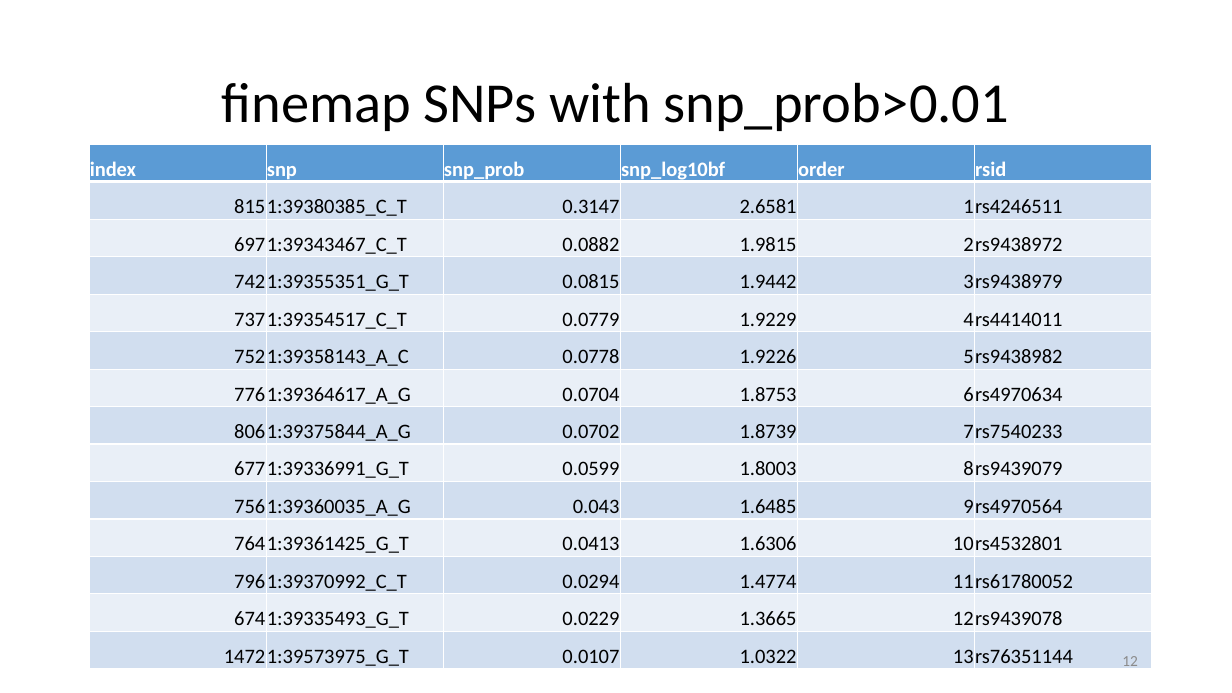
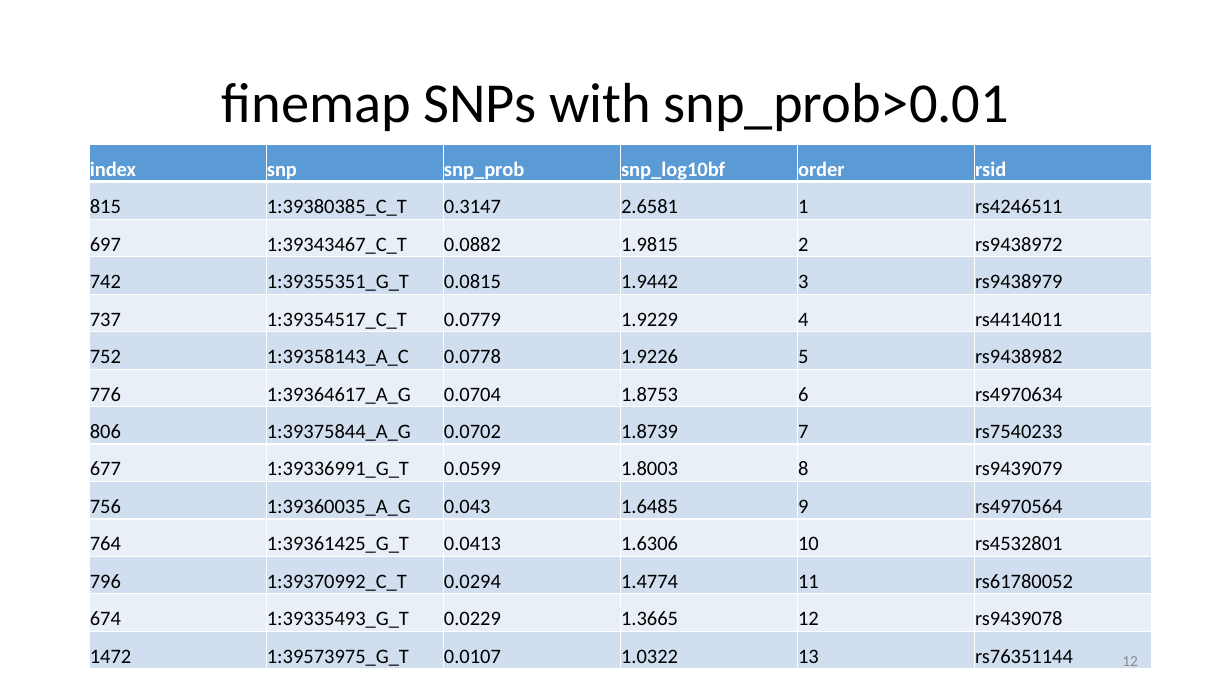
Before and after one commit to jinghuazhao/FM-pipeline, a slide deck: slide 12 of README.pptx. Drawn at 1232x693 pixels with LibreOffice and Linux fonts; fonts in the diff are those of the drawing. Boxes give left, top, right and bottom in pixels: in the first picture for what was removed or moved away, otherwise in the second. Text is boxed around its words. In the diff, an @@ line names an element or a change of style, - is before the commit and + after.

```diff
--- a/README.pptx
+++ b/README.pptx
@@ table at (89,144,1153,673) @@
@@ alignment right to left @@
```
Also in this commit, not shown: 2 other slides changed.
